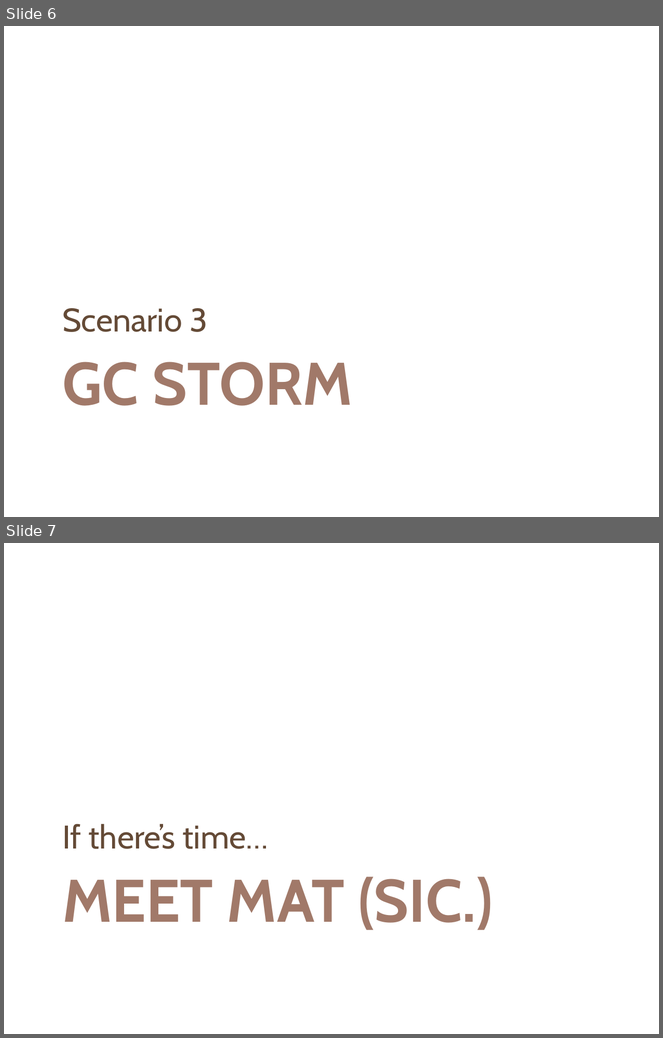
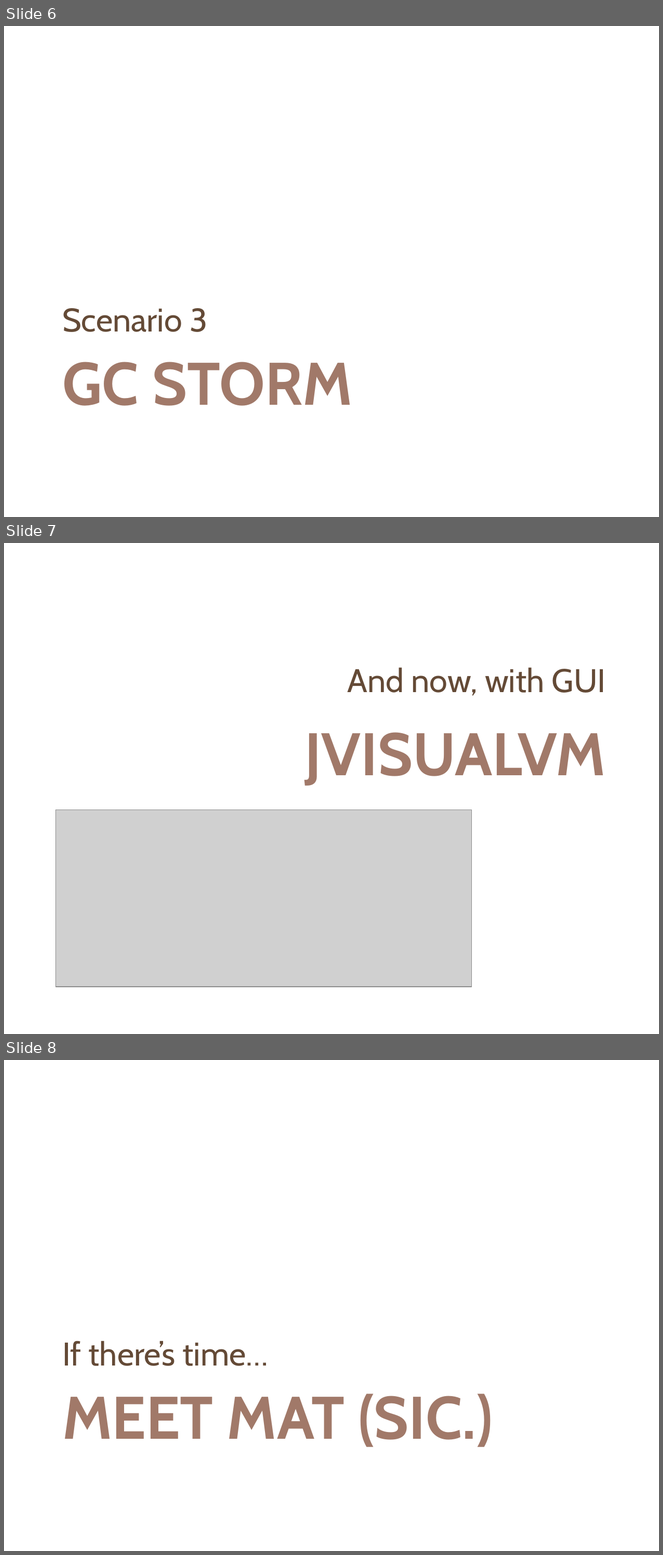
Before and after one commit to holograph/examples, a slide deck: production-debugging/production-debugging-101.pptx. Shown one above the other, each under a label of ours: slides 6 and 7 before the commit, slides 6, 7 and 8 after it. The pictures are 663x1038 and 663x1555 pixels, drawn with LibreOffice and Linux fonts; fonts in the diff are those of the drawing; grey boxes stand for pictures; background and template pictures are left out. Boxes give left, top, right and bottom in pixels: in the first picture for what was removed or moved away, otherwise in the second. Text is boxed around its words. In the diff, an @@ line names an element or a change of style, - is before the commit and + after.

```diff
--- a/production-debugging/production-debugging-101.pptx
+++ b/production-debugging/production-debugging-101.pptx
@@ slide 7 added at box(4, 543, 659, 1034), background picture (left out) @@
@@ text added at box(348, 667, 606, 696), 36 pt, text #644A36 @@
+And now, with GUI
@@ title added at box(305, 732, 606, 786), 66 pt, text #A17969, bold @@
+JVISUALVM
@@ picture added at box(56, 810, 472, 987) @@
@@ what was slide 7 is now slide 8 @@
```
Also in this commit, not shown: 1 slide changed, 1 other file.
